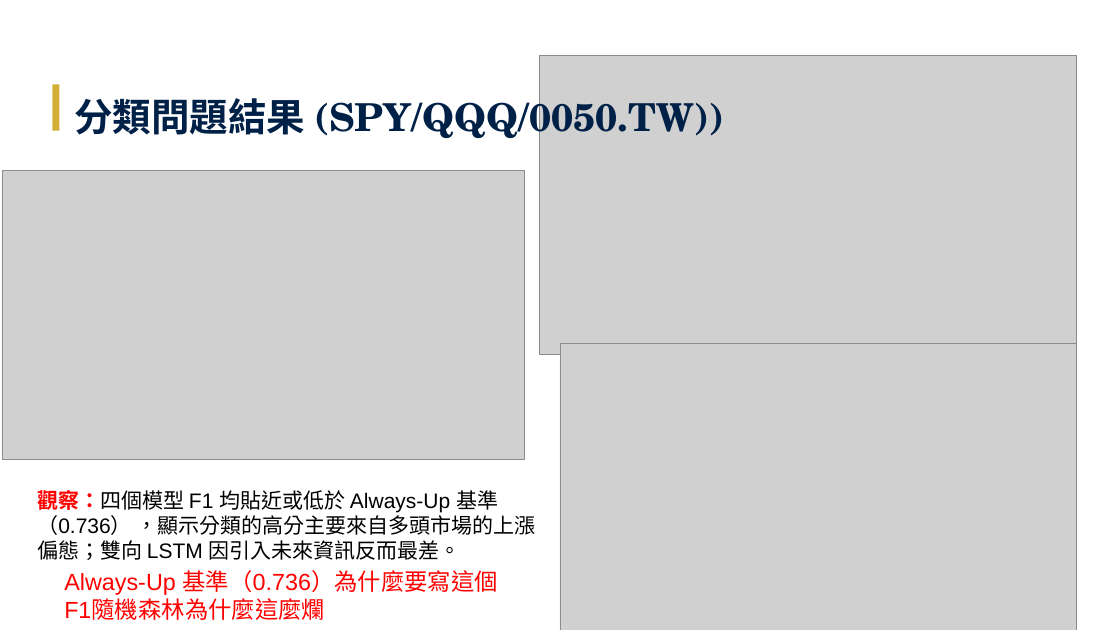
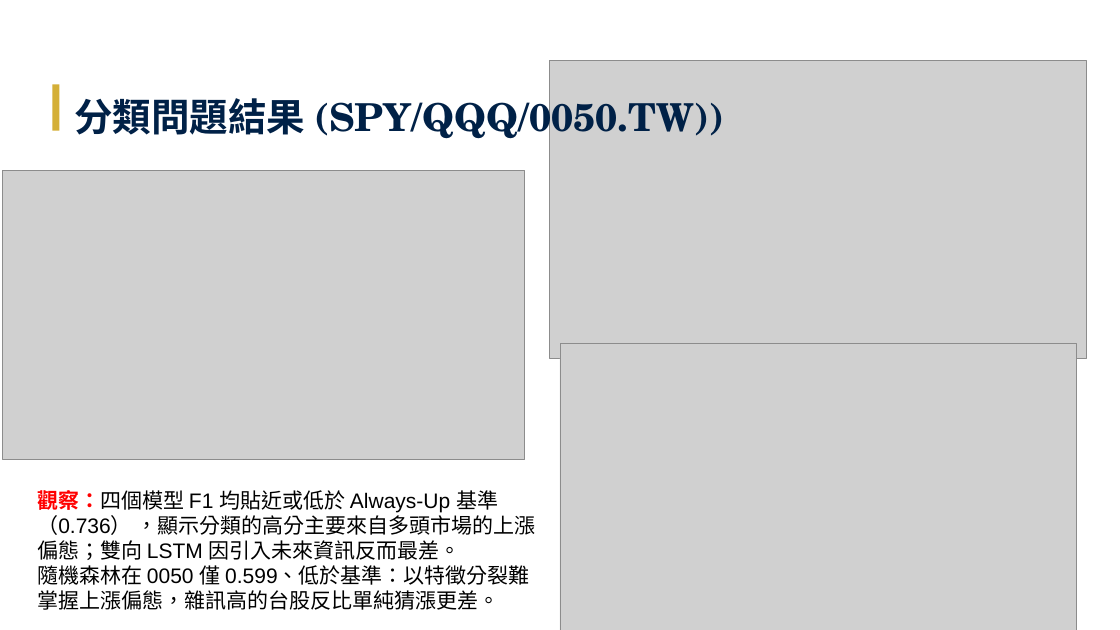
Before and after one commit to Tzu-Lin/ETF-AI-Project, a slide deck: slide 29 of 林子瑜-LLM_ETF_修訂七版_v20260611.pptx. Drawn at 1120x630 pixels with LibreOffice and Linux fonts; fonts in the diff are those of the drawing; grey boxes stand for pictures. Boxes give left, top, right and bottom in pixels: in the first picture for what was removed or moved away, otherwise in the second. Text is boxed around its words. In the diff, an @@ line names an element or a change of style, - is before the commit and + after.

```diff
--- a/林子瑜-LLM_ETF_修訂七版_v20260611.pptx
+++ b/林子瑜-LLM_ETF_修訂七版_v20260611.pptx
@@ picture: place and size @@
-picture at <box>539,56,1076,355</box>
+picture at <box>549,60,1086,359</box>
@@ text at <box>37,565,530,610</box>: paragraph added @@
+隨機森林在 0050 僅 0.599、低於基準：以特徵分裂難掌握上漲偏態，雜訊高的台股反比單純猜漲更差。
@@ text removed at <box>64,570,498,620</box> @@
-Always-Up 基準（0.736）為什麼要寫這個
-F1隨機森林為什麼這麼爛
```
Also in this commit, not shown: 15 other slides changed, 9 other files.
